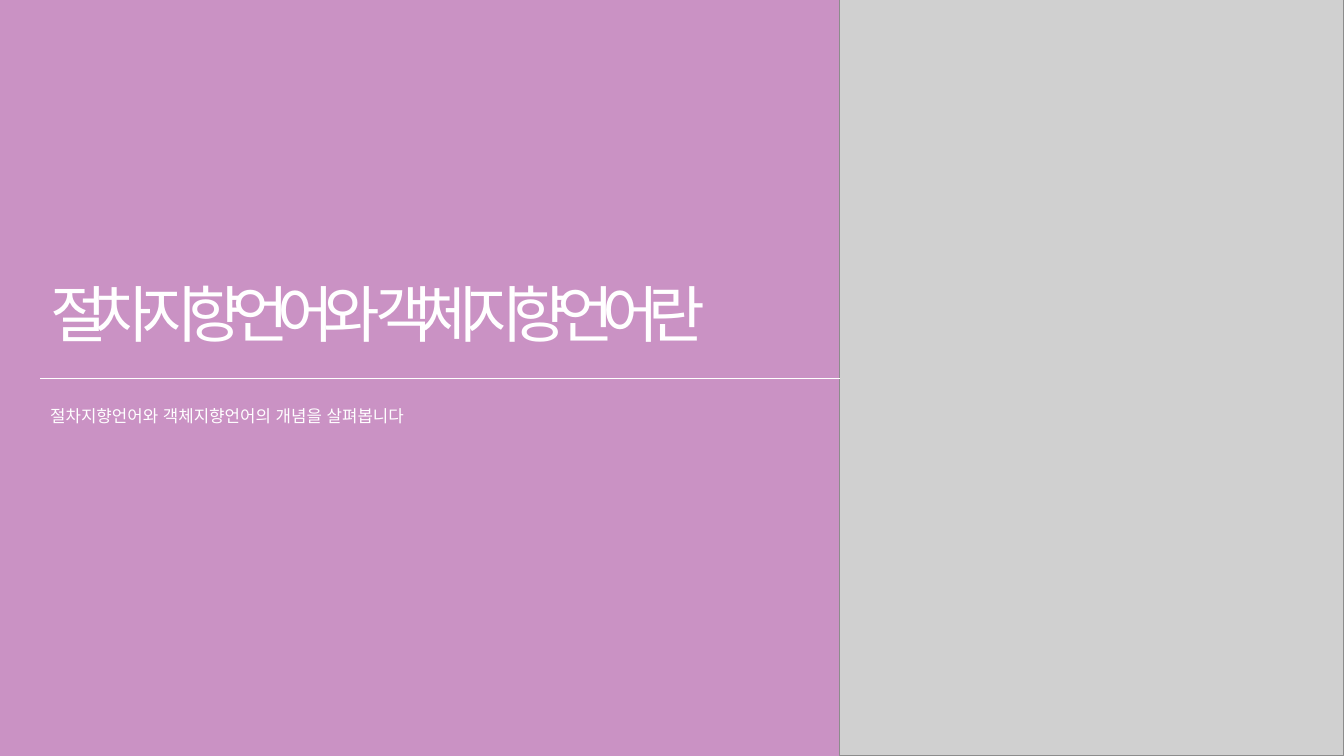
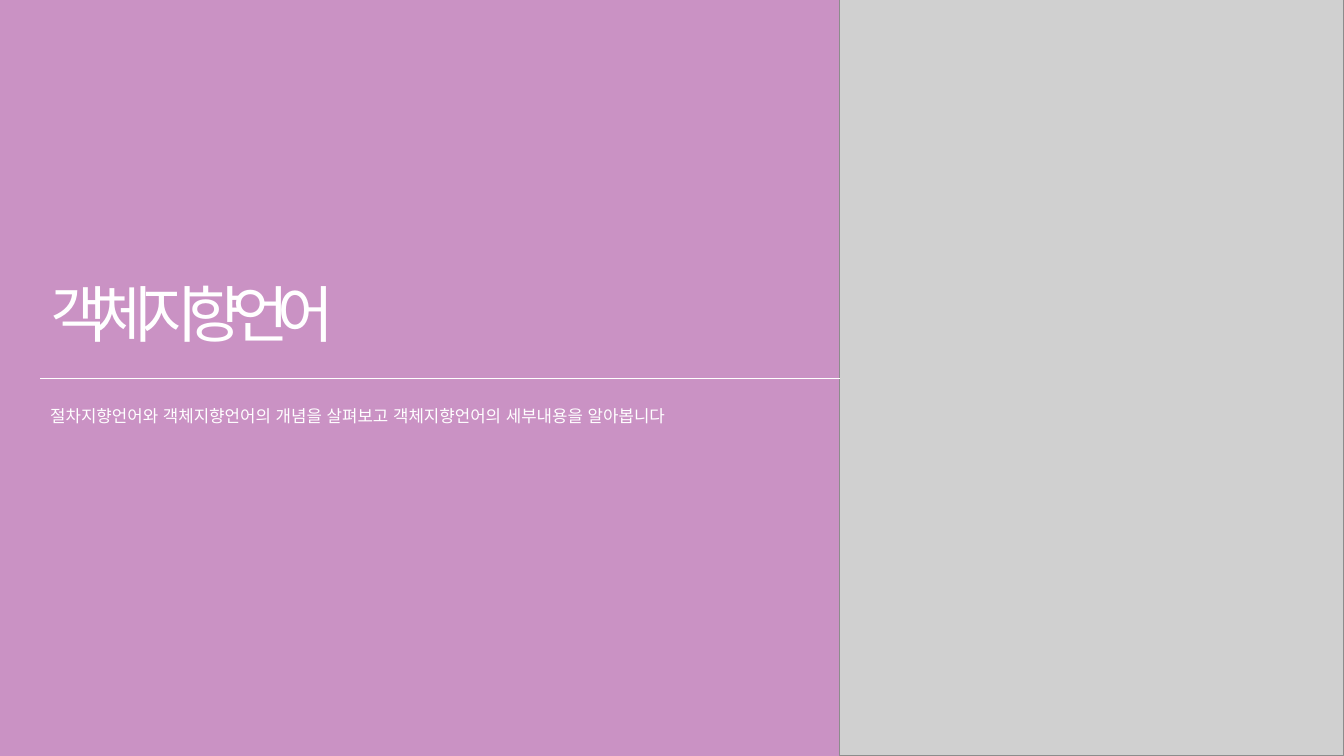
Before and after one commit to coollee1001/JAVA, a slide deck: slide 3 of 220802 세미나 발표.pptx. Drawn at 1344x756 pixels with LibreOffice and Linux fonts; fonts in the diff are those of the drawing; grey boxes stand for pictures. Boxes give left, top, right and bottom in pixels: in the first picture for what was removed or moved away, otherwise in the second. Text is boxed around its words. In the diff, an @@ line names an element or a change of style, - is before the commit and + after.

Commit message:
update

```diff
--- a/220802 세미나 발표.pptx
+++ b/220802 세미나 발표.pptx
@@ text at <box>50,286,334,342</box>: text changed @@
-절차지향언어와 객체지향언어란
+객체지향언어
@@ text at <box>50,408,665,423</box>: text changed @@
-절차지향언어와 객체지향언어의 개념을 살펴봅니다
+절차지향언어와 객체지향언어의 개념을 살펴보고 객체지향언어의 세부내용을 알아봅니다
```
Also in this commit, not shown: 2 other slides changed.
